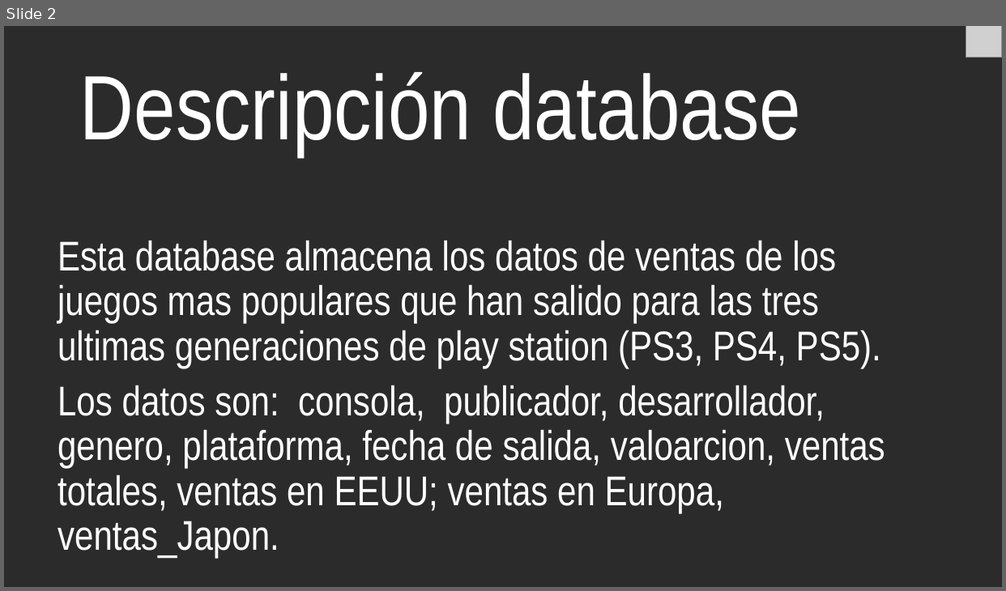
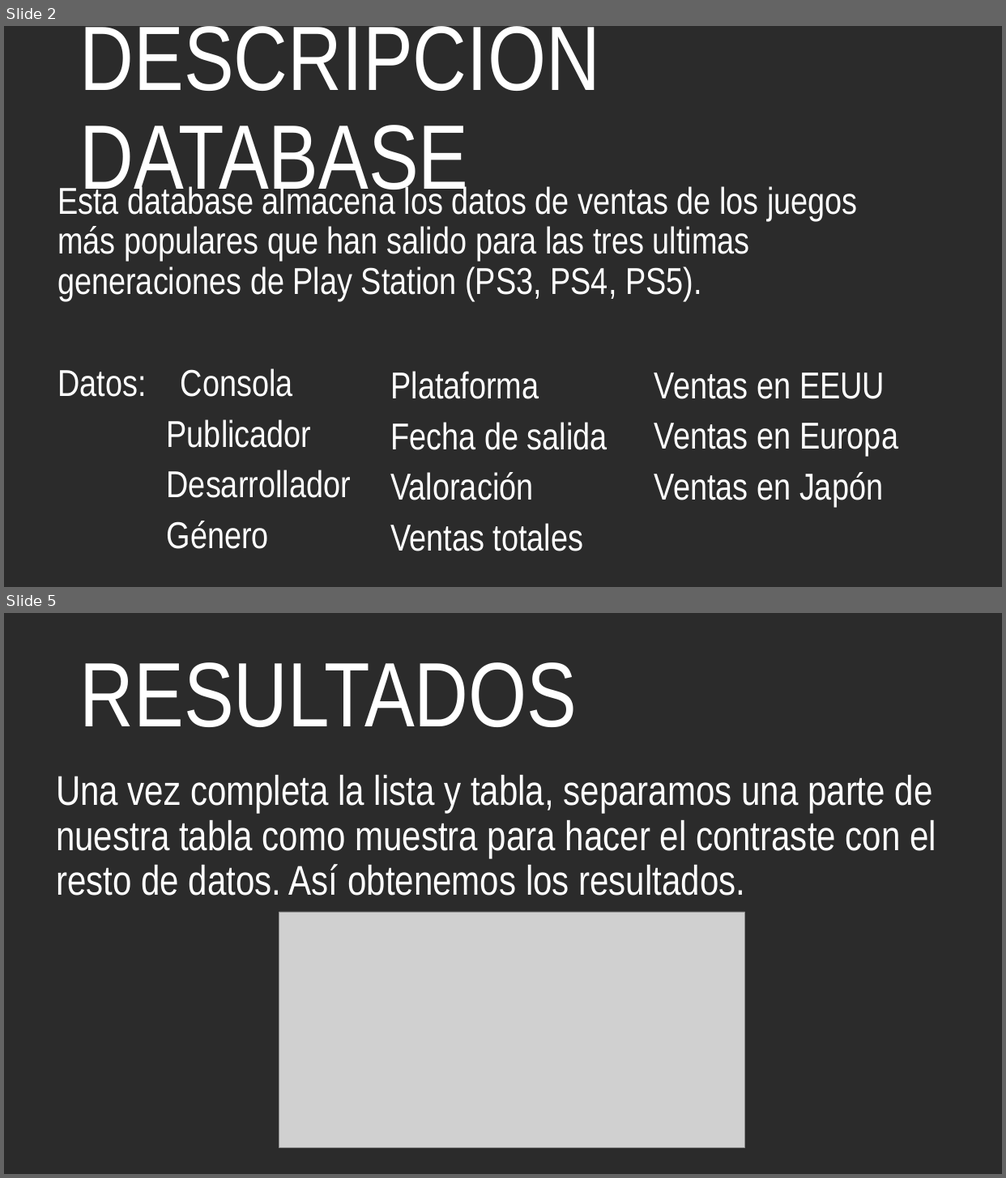
Before and after one commit to joscartin/Trabajo_Algoritmia_2025, a slide deck: TrabajoAlgoritmia.pptx. Shown one above the other, each under a label of ours: slide 2 before the commit, slides 2 and 5 after it; the slides between them are not shown. The pictures are 1006x591 and 1006x1178 pixels, drawn with LibreOffice and Linux fonts; fonts in the diff are those of the drawing; grey boxes stand for pictures; background and template pictures are left out; a plain dark background stands for a picture behind light text. Boxes give left, top, right and bottom in pixels: in the first picture for what was removed or moved away, otherwise in the second. Text is boxed around its words. In the diff, an @@ line names an element or a change of style, - is before the commit and + after.

```diff
--- a/TrabajoAlgoritmia.pptx
+++ b/TrabajoAlgoritmia.pptx
@@ slide 5 added at (4,613,1002,1174), background picture (left out) @@
@@ title added at (80,662,577,727), 88 pt, text #FFFFFF @@
+RESULTADOS
@@ text added at (56,775,936,896), 40 pt, text #FFFFFF @@
+Una vez completa la lista y tabla, separamos una parte de nuestra tabla como muestra para hacer el contraste con el resto de datos. Así obtenemos los resultados.
@@ picture added at (279,912,745,1148) @@
@@ slide 2 changed as well @@
@@ title at (80,26,600,205): text changed @@
-Descripción database
+DESCRIPCIÓN DATABASE
@@ picture removed at (966,26,1002,58) @@
@@ text at (57,184,858,549): text changed; size 40 to 36 pt @@
-Esta database almacena los datos de ventas de los juegos mas populares que han salido para las tres ultimas generaciones de play station (PS3, PS4, PS5).
-Los datos son: consola, publicador, desarrollador, genero, plataforma, fecha de salida, valoarcion, ventas totales, ventas en EEUU; ventas en Europa, ventas_Japon.
+Esta database almacena los datos de ventas de los juegos más populares que han salido para las tres ultimas generaciones de Play Station (PS3, PS4, PS5).
+Datos: Consola
+Publicador
+Desarrollador
+Género
@@ text added at (390,371,607,552), 36 pt, text #FFFFFF @@
+Plataforma
+Fecha de salida
+Valoración
+Ventas totales
@@ text added at (654,373,898,507), 36 pt, text #FFFFFF @@
+Ventas en EEUU
+Ventas en Europa
+Ventas en Japón
```
Also in this commit, not shown: 1 other slide changed, 3 other slides added, 3 slides removed.
